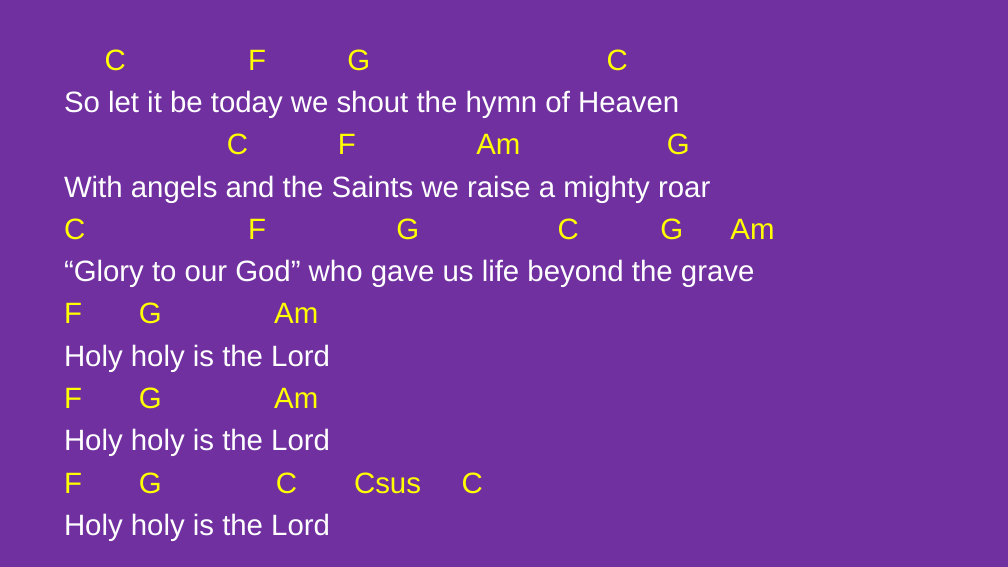
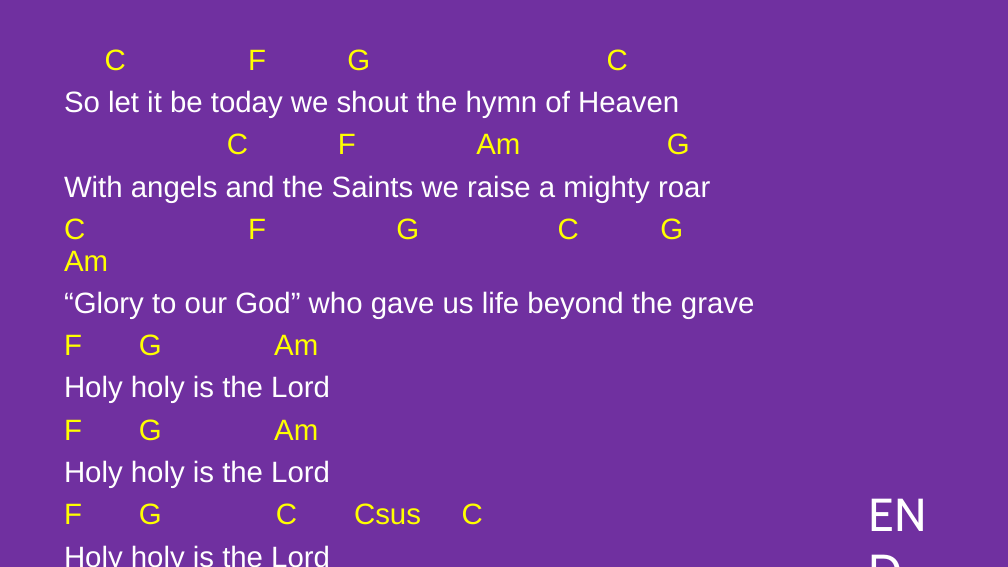
Before and after one commit to kendall412/worship, a slide deck: slide 31 of set/2026-08-02 El Camino Baptist Church-CH.pptx (slide 32 before the commit). Drawn at 1008x567 pixels with LibreOffice and Linux fonts; fonts in the diff are those of the drawing. Boxes give left, top, right and bottom in pixels: in the first picture for what was removed or moved away, otherwise in the second. Text is boxed around its words. In the diff, an @@ line names an element or a change of style, - is before the commit and + after.

```diff
--- a/set/2026-08-02 El Camino Baptist Church-CH.pptx
+++ b/set/2026-08-02 El Camino Baptist Church-CH.pptx
@@ subtitle "C F G C" rewrapped from (64,49,774,541) to (64,49,754,525) @@
@@ text added at (861,482,967,546), 44 pt, text #FFFFFF @@
+END
```
Also in this commit, not shown: 3 other slides changed, 1 slide removed.
